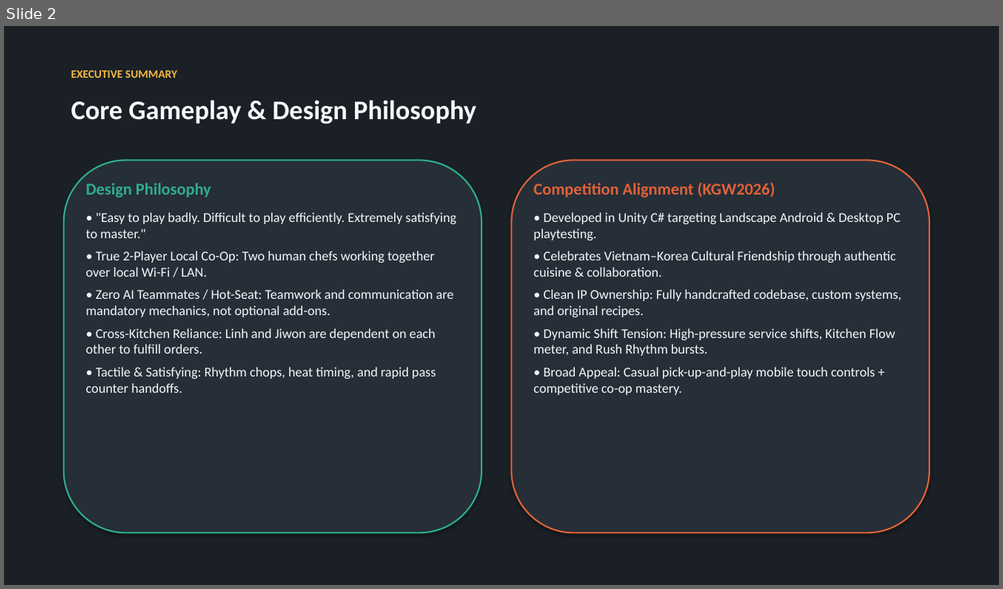
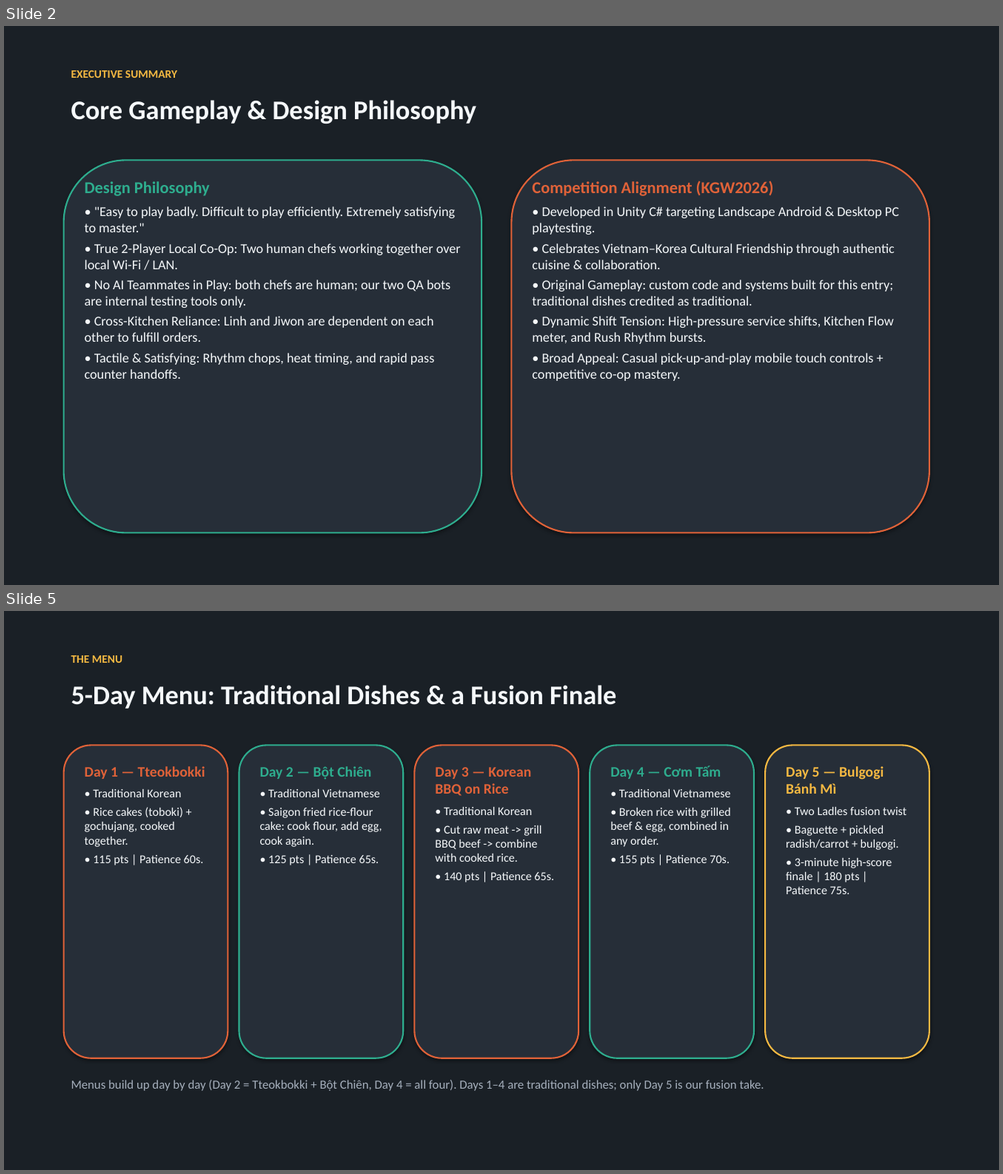
Before and after one commit to madlyham/two-ladles, a slide deck: docs/two_ladles_concept.pptx. Shown one above the other, each under a label of ours: slide 2 before the commit, slides 2 and 5 after it; the slides between them are not shown. The pictures are 1003x589 and 1003x1174 pixels, drawn with LibreOffice and Linux fonts; fonts in the diff are those of the drawing. Boxes give left, top, right and bottom in pixels: in the first picture for what was removed or moved away, otherwise in the second. Text is boxed around its words. In the diff, an @@ line names an element or a change of style, - is before the commit and + after.

```diff
--- a/docs/two_ladles_concept.pptx
+++ b/docs/two_ladles_concept.pptx
@@ slide 5 added at (4,611,999,1170), background #FFFFFF @@
@@ rectangle added at (4,611,999,1170), fill #1A2026 @@
@@ text added at (71,655,122,663), 11 pt, text #F5B942, bold @@
+THE MENU
@@ text added at (71,685,616,709), 26 pt, text #F5F8FA, bold @@
+5-Day Menu: Traditional Dishes & a Fusion Finale
@@ rounded rectangle added at (64,745,227,1059), fill #262E38, outline #E06238 1.5 pt @@
@@ rounded rectangle added at (239,745,403,1059), fill #262E38, outline #2EAD8E 1.5 pt @@
@@ rounded rectangle added at (415,745,578,1059), fill #262E38, outline #E06238 1.5 pt @@
@@ rounded rectangle added at (589,745,754,1059), fill #262E38, outline #2EAD8E 1.5 pt @@
@@ text added at (610,766,731,866), 11.5 pt, text #F5F8FA @@
+Day 4 — Cơm Tấm
+• Traditional Vietnamese
+• Broken rice with grilled beef & egg, combined in any order.
+• 155 pts | Patience 70s.
@@ rounded rectangle added at (765,745,929,1059), fill #262E38, outline #F5B942 1.5 pt @@
@@ text added at (85,766,205,866), 11.5 pt, text #F5F8FA @@
+Day 1 — Tteokbokki
+• Traditional Korean
+• Rice cakes (toboki) + gochujang, cooked together.
+• 115 pts | Patience 60s.
@@ text added at (260,766,382,866), 11.5 pt, text #F5F8FA @@
+Day 2 — Bột Chiên
+• Traditional Vietnamese
+• Saigon fried rice-flour cake: cook flour, add egg, cook again.
+• 125 pts | Patience 65s.
@@ text added at (435,767,554,883), 11.5 pt, text #F5F8FA @@
+Day 3 — Korean BBQ on Rice
+• Traditional Korean
+• Cut raw meat -> grill BBQ beef -> combine with cooked rice.
+• 140 pts | Patience 65s.
@@ text added at (785,807,906,894), 11.5 pt, text #F5F8FA @@
+Day 5 — Bulgogi Bánh Mì
+• Two Ladles fusion twist
+• Baguette + pickled radish/carrot + bulgogi.
+• 3-minute high-score finale | 180 pts | Patience 75s.
@@ text added at (71,1080,764,1091), 12 pt, text #A5AFBC @@
+Menus build up day by day (Day 2 = Tteokbokki + Bột Chiên, Day 4 = all four). Days 1–4 are traditional dishes; only Day 5 is our fusion take.
@@ slide 2 changed as well @@
@@ text at (85,181,461,379): less space between paragraphs @@
@@ text at (532,181,899,381): less space between paragraphs @@
@@ text at (85,280,450,308): text changed @@
-• Zero AI Teammates / Hot-Seat: Teamwork and communication are mandatory mechanics, not optional add-ons.
+• No AI Teammates in Play: both chefs are human; our two QA bots are internal testing tools only.
@@ text at (532,280,893,306): text changed @@
-• Clean IP Ownership: Fully handcrafted codebase, custom systems, and original recipes.
+• Original Gameplay: custom code and systems built for this entry; traditional dishes credited as traditional.
```
Also in this commit, not shown: 10 other slides changed, 3 other slides added, 1 slide removed, 43 other files.
